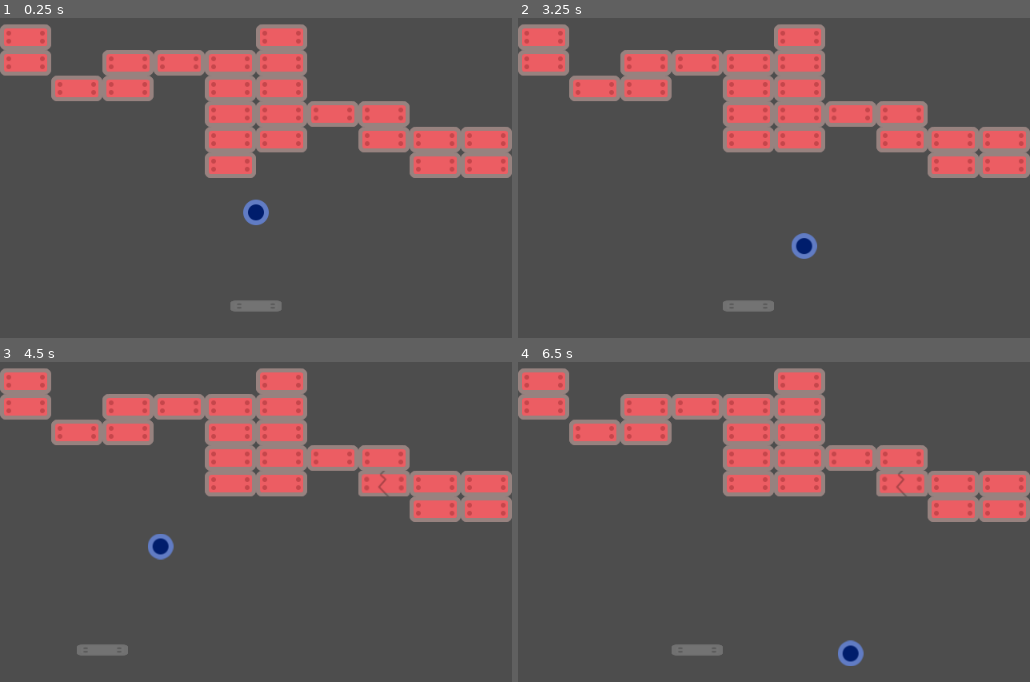
Above: before the commit, frames 1-4 (two rows, left to right).
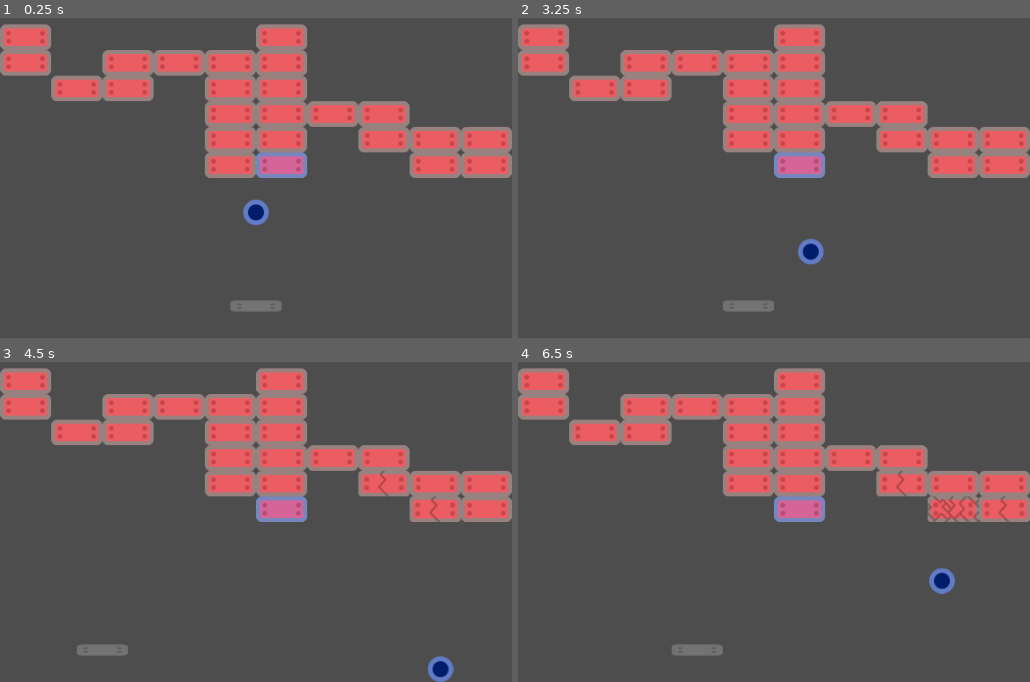
Above: after the commit, the same moments.

Repository: MatteoDesiderio/arkanoid-ish
Game: Godot game, scene res://scenes/level_content.tscn
Two runs of this game, one before a commit and one after it. Both use one fixed random seed, a clock stepped at 60 frames per second and the inputs below.
Inputs (mouse positions are in pixels of both pictures, inside the frame that each line leads up to):
- Up to frame 1 (0.25 s): no input
- Up to frame 2 (3.25 s): move the mouse to (outside the picture) at 0.52 s; move the mouse to (outside the picture) at 1.27 s; move the mouse to (outside the picture) at 2.02 s; move the mouse to (748, 98) at 2.77 s
- Up to frame 3 (4.5 s): move the mouse to (409, 400) at 3.52 s; move the mouse to (outside the picture) at 4.27 s
- Up to frame 4 (6.5 s): move the mouse to (outside the picture) at 5.02 s; move the mouse to (outside the picture) at 5.77 s

The runs differ from the first frame. In frame 1, 0.8% of the frame differs, in the area x 50-60%, y 41-50%; in frame 2, 1.2%; in frame 3, 1.6%; in frame 4, 1.8%, in the area x 50-100%, y 41-95%.

Commit message:
Make ball bounce off platform based on impact position
Return a vector direction with angle 0 to +/- 45 degrees (with respect the vertical on the bounce point) based on the horizontal distance between said bounce point and the center of the platform.

Diff:
--- a/scenes/level_content.tscn
+++ b/scenes/level_content.tscn
@@ -22,4 +22,4 @@
 
 [node name="Bricks" parent="." instance=ExtResource("5_2yjts")]
 unique_name_in_owner = true
-tile_map_data = PackedByteArray("AAAFABcAAgAAAAAAAAAFABMAAgA …(304 unchanged characters)… AAAAAAAAJABgAAgAAAAAAAAAJABcAAgAAAAAAAAA=")
+tile_map_data = PackedByteArray("AAAFABcAAgAAAAAAAAAFABMAAgA …(304 unchanged characters)… AAAAAAAAJABgAAgAAAAAAAAAJABcAAgAAAAAAAAAFABgAAQAAAAAAAAA=")
--- a/scripts/ball.gd
+++ b/scripts/ball.gd
@@ -17,9 +17,11 @@
 	if collision == null:
 		return
 
+
+	var collider_from_collision = collision.get_collider()
+
 	direction = direction.bounce(collision.get_normal())
 
-	var collider_from_collision = collision.get_collider()
 
 	if collider_from_collision is Bricks:
 		emit_signal(
@@ -36,9 +38,23 @@
 		return
 
 	if collider_from_collision is Platform:
-		if direction.y > 0:
-			direction.y *= -1.0
+		#if direction.y > 0:
+		#	direction.y *= -1.0
+		direction = get_bounce_direction_platform(
+			collider_from_collision,
+			position)
 		emit_signal(
 			'platform_hit'
 			)
 		return
+
+func get_bounce_direction_platform(platform : Platform, ball_position : Vector2):
+	## Return a vector direction with angle 0 to +/- 45 degrees (with respect to
+	## the vertical on the bounce point) based on the horizontal distance
+	## between said bounce point and the center of the platform
+	var sprite : Sprite2D = platform.get_node('Sprite2D')
+	var half_width : float = sprite.get_rect().size.x / 2.0
+
+	var distance : Vector2 = ball_position - platform.position
+
+	return Vector2(distance.x / half_width, -1).normalized()
Not shown, changed: README.md
